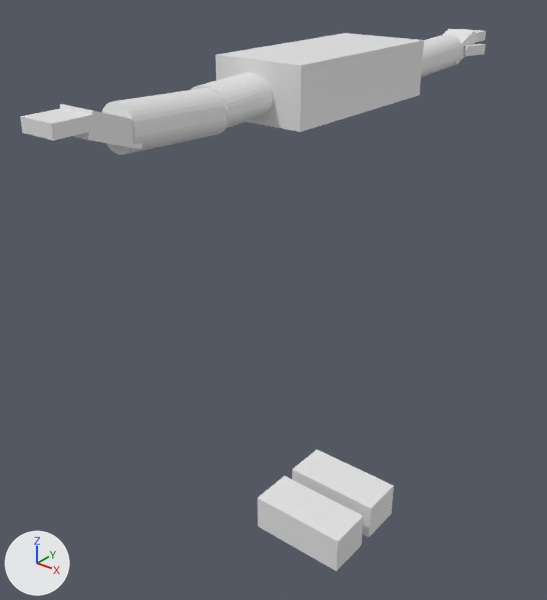
The Blender file data/morse/components/human/achile3.blend as it was, and as the next commit left it.
The view is the same before and after, from a 50 mm camera at (2.41, -3.44, 1.59) aimed at (-0.11, -0.29, -0.37). Every picture has the same lights, and +X, +Y and +Z are marked at lower left. The same objects are shown in both versions, whatever each file hides.
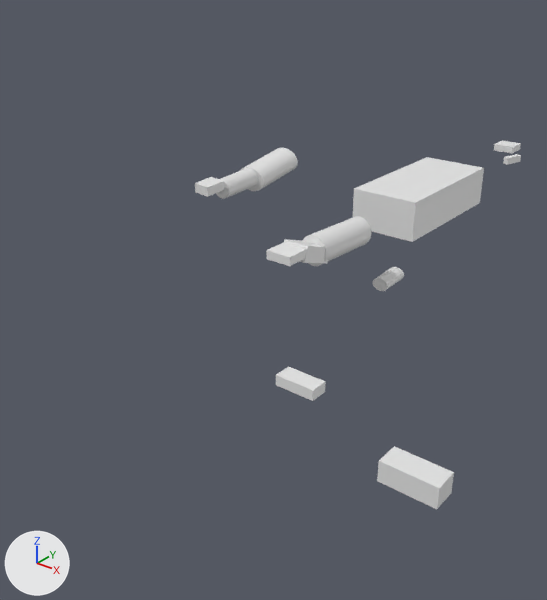
Where the change shows, as pixel boxes (x1, y1, x2, y2) in the pictures (547 x 600 px):
'Cube.006', moved, rescaled (37% narrower, 14% shorter)
    before: (215, 33, 424, 132)
    after: (353, 157, 484, 242)
'Cube.009', moved, rescaled (52% narrower, 62% shorter)
    before: (257, 476, 363, 571)
    after: (276, 366, 326, 401)
'Cube.008', moved, rescaled (24% narrower, 28% shorter)
    before: (292, 449, 394, 537)
    after: (377, 446, 454, 509)
'Cylinder.001', moved, rescaled (45% narrower, 25% shorter)
    before: (102, 88, 229, 155)
    after: (302, 216, 371, 266)
'Cylinder', moved, rescaled
    before: (191, 72, 273, 128)
    after: (373, 267, 404, 291)
'Cube.001', moved, rescaled (42% narrower, 24% shorter)
    before: (20, 109, 91, 141)
    after: (266, 242, 307, 266)
'Cube', moved, rescaled (46% narrower, 46% shorter)
    before: (60, 104, 143, 149)
    after: (284, 239, 328, 263)
'Cylinder.003', moved, rescaled
    before: (421, 34, 462, 77)
    after: (216, 168, 258, 199)
'Cylinder.002', moved (not visible before)
    after: (240, 148, 298, 191)
'Cube.004', moved, turned, rescaled
    before: (443, 29, 475, 65)
    after: (195, 177, 224, 197)
'Cube.005', moved, rescaled
    before: (458, 29, 486, 42)
    after: (494, 140, 521, 153)
'Cube.003', moved, rescaled
    before: (463, 44, 485, 56)
    after: (503, 154, 521, 165)

The change, as a list of edits to the scene's bpy script:
```text
Change ob_cube_009:
    ob_cube_009.location: (0.127, -0.201, -1.985) -> (-0.0405, -0.101, -1.008)
    ob_cube_009.scale: (0.002, 0.002, 0.002) -> (0.000902, 0.000902, -0.000614)
Change ob_cube_008:
    ob_cube_008.location: (0.127, 0.189, -1.985) -> (0.781, -0.029, -1.388)
    ob_cube_008.scale: (0.002, 0.002, 0.002) -> (0.00125, 0.00125, 0.00125)
Change ob_cube_006:
    ob_cube_006.location: (0.021, -0.009, 0.895) -> (0.716, -0.152, 0.406)
    ob_cube_006.scale: (0.002, 0.002, 0.002) -> (0.00125, 0.00125, 0.00125)
Change ob_cylinder:
    ob_cylinder.location: (-0.014, -0.653, 0.875) -> (0.79, -0.545, 0.114)
    ob_cylinder.scale: (0.002, 0.002, 0.002) -> (0.000605, 0.000605, 0.000605)
Change ob_cylinder_001:
    ob_cylinder_001.location: (0.007, -1.163, 0.864) -> (0.707, -0.871, 0.388)
    ob_cylinder_001.scale: (0.002, 0.002, 0.002) -> (0.00125, 0.00125, 0.00125)
Change ob_cube:
    ob_cube.location: (0.004, -1.52, 0.894) -> (0.705, -1.093, 0.406)
    ob_cube.scale: (0.002, 0.002, 0.002) -> (0.00125, 0.00125, 0.00125)
Change ob_cube_001:
    ob_cube_001.location: (0.004, -1.728, 0.944) -> (0.705, -1.223, 0.437)
    ob_cube_001.scale: (0.002, 0.002, 0.002) -> (0.00125, 0.00125, 0.00125)
Change ob_cylinder_002:
    ob_cylinder_002.location: (-0.0142, 0.64, 0.865) -> (-0.103, -0.343, 0.441)
Change ob_cylinder_003:
    ob_cylinder_003.location: (0.00709, 1.151, 0.864) -> (-0.0979, -0.592, 0.429)
    ob_cylinder_003.scale: (0.002, 0.002, 0.002) -> (0.000947, 0.000947, 0.000947)
Change ob_cube_004:
    ob_cube_004.location: (0.00374, 1.508, 0.894) -> (-0.1, -0.808, 0.457)
    ob_cube_004.rotation_euler: (0.0, 0.0, 0.0) -> (-0.289, 0.0767, 0.00364)  # degrees (0, 0, 0) -> degrees (-17, 4.4, 0.2)
    ob_cube_004.scale: (0.002, 0.002, 0.002) -> (0.000866, 0.000866, 0.000866)
Change ob_cube_005:
    ob_cube_005.location: (0.004, 1.716, 0.944) -> (0.705, 0.922, 0.437)
    ob_cube_005.scale: (0.002, 0.002, 0.002) -> (0.00125, 0.00125, 0.00125)
Change ob_cube_003:
    ob_cube_003.location: (0.126, 1.567, 0.875) -> (0.781, 0.829, 0.394)
    ob_cube_003.scale: (0.002, 0.002, 0.002) -> (0.00125, 0.00125, 0.00125)
```
